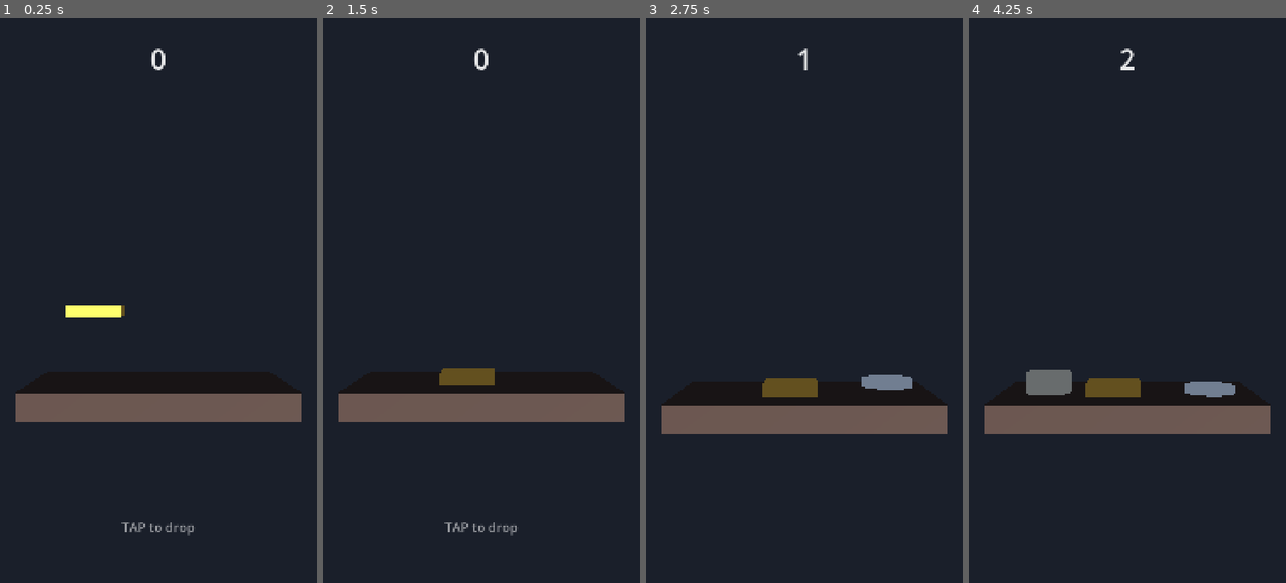
Above: before the commit, frames 1-4 (left to right).
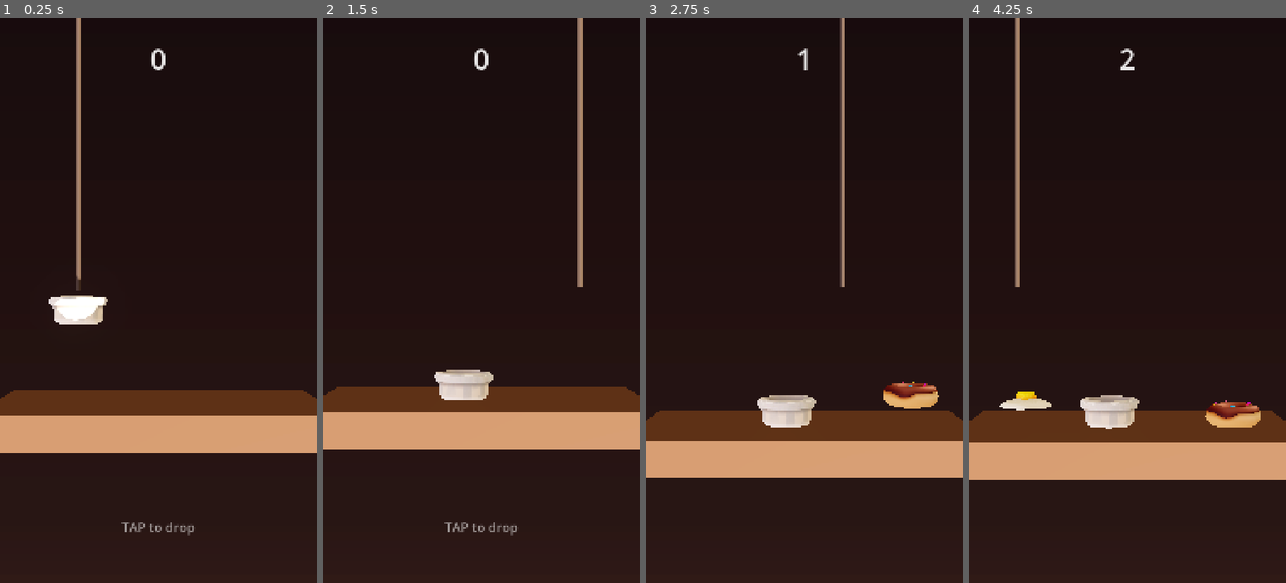
Above: after the commit, the same moments.

Repository: juslangit/kedai-runtuh
Game: Godot game, scene res://scenes/main.tscn
Two runs of this game, one before a commit and one after it. Both use one fixed random seed, a clock stepped at 60 frames per second and the inputs below.
Inputs (mouse positions are in pixels of both pictures, inside the frame that each line leads up to):
- Up to frame 1 (0.25 s): no input
- Up to frame 2 (1.5 s): tap Enter at 0.5, 1.25 s; move the mouse to (551, 272) at 0.52 s; click (551, 272) at 0.67 s; tap Space at 0.77 s; move the mouse to (418, 328) at 1.27 s; click (418, 328) at 1.42 s
- Up to frame 3 (2.75 s): tap Space at 1.52 s; move the mouse to (836, 176) at 2.02 s; click (836, 176) at 2.17 s
- Up to frame 4 (4.25 s): move the mouse to (1111, 413) at 2.77 s; click (1111, 413) at 2.92 s; tap Space at 3.02, 3.77 s; move the mouse to (1222, 385) at 3.52 s; click (1222, 385) at 3.67 s

The runs differ from the first frame. In frame 1, 72% of the frame differs, in the area x 0-100%, y 0-77%; in frame 2, 73%; in frame 3, 75%; in frame 4, 76%, in the area x 0-100%, y 0-82%.

Commit message:
replace blockout shapes with real 3D food
Six items now use models from a single Sketchfab pack (Stylized Food &
Cafe Props Pack by Pollypipe, CC-BY-4.0): pinggan, mangkuk, cawan, kotak
bungkus, telur mata, kuih keria.

One pack rather than one model per item, because a stacking game shows
every item next to every other one and six authors meant six art styles.

Models are fitted to the physics box, never the reverse. width and height
in the ITEMS list define the collision shape; each model is measured at
startup and scaled to fill it. Automated play scores the same before and
after the swap, so the approved mechanics are untouched.

Also, found by actually rendering frames rather than trusting the code:
- lighting was far too dark; warm key, cool fill, warm ambient
- the camera framed 11 units of height for a 1.5 unit tower; now framed
  on width (KEEP_WIDTH, fov 23) with a gradient backdrop
- nothing was drawn for the hook, so food floated in mid air; added a rope

CC-BY requires attribution, see CREDITS.md — it has to go on the store
listing too, not just the repo.

Co-Authored-By: Claude Opus 5 <noreply@anthropic.com>
Claude-Session: https://claude.ai/code/session_01CsqTgyXCaLzcuBcb58Gerv

Diff:
--- /dev/null
+++ b/_inspect.gd
@@ -0,0 +1,17 @@
+extends Node
+func _ready() -> void:
+	var main = load("res://scenes/main.tscn").instantiate()
+	add_child(main)
+	await get_tree().process_frame
+	print("--- prepared visuals: %d of %d items ---" % [main._visuals.size(), main.ITEMS.size()])
+	for item in main.ITEMS:
+		if not main._visuals.has(item.name):
+			print("  MISSING MODEL  %-14s (falls back to a grey shape)" % item.name)
+			continue
+		var v = main._visuals[item.name]
+		var box: AABB = v.transform * v.mesh.get_aabb()
+		print("  %-14s target w=%.2f h=%.2f  |  model fits to w=%.2f d=%.2f h=%.2f  centre=(%.3f,%.3f,%.3f)" % [
+			item.name, item.width, item.height,
+			box.size.x, box.size.z, box.size.y,
+			box.get_center().x, box.get_center().y, box.get_center().z])
+	get_tree().quit()
--- /dev/null
+++ b/_inspect.tscn
@@ -0,0 +1,6 @@
+[gd_scene load_steps=2 format=3]
+
+[ext_resource type="Script" path="res://_inspect.gd" id="1_i"]
+
+[node name="Inspect" type="Node"]
+script = ExtResource("1_i")
--- /dev/null
+++ b/_shot.gd
@@ -0,0 +1,35 @@
+extends Node
+## Builds a tower, then saves a few frames as PNGs so the art can be checked.
+const OUT := "/private/tmp/claude-501/-Users-juslangit/a1ac5792-094c-4962-80d1-46c4e82ee111/scratchpad/shots"
+func _ready() -> void:
+	DirAccess.make_dir_recursive_absolute(OUT)
+	seed(7)
+	var main = load("res://scenes/main.tscn").instantiate()
+	add_child(main)
+	await get_tree().process_frame
+	var shot := 0
+	for i in 400:
+		await get_tree().process_frame
+		# capture while a piece is hanging and waiting, which is what the player
+		# actually looks at most of the time
+		if main.state == 0 and main.score in [2, 4, 6] and shot < 3 and main.preview.visible:
+			shot += 1
+			await RenderingServer.frame_post_draw
+			get_viewport().get_texture().get_image().save_png("%s/hang_%d.png" % [OUT, main.score])
+			print("saved hanging shot at score ", main.score)
+		if main.state == 0 and absf(main.hook.position.x - _aim(main)) < 0.10:
+			main._drop()
+	await RenderingServer.frame_post_draw
+	get_viewport().get_texture().get_image().save_png(OUT + "/final.png")
+	print("done, score=", main.score)
+	get_tree().quit()
+
+func _aim(main) -> float:
+	var best_top := -999.0
+	var x := 0.0
+	for p in main.pieces.get_children():
+		var b: AABB = main._world_box(p)
+		if b.position.y + b.size.y > best_top:
+			best_top = b.position.y + b.size.y
+			x = b.position.x + b.size.x * 0.5
+	return x
--- /dev/null
+++ b/_shot.tscn
@@ -0,0 +1,6 @@
+[gd_scene load_steps=2 format=3]
+
+[ext_resource type="Script" path="res://_shot.gd" id="1_s"]
+
+[node name="Shot" type="Node"]
+script = ExtResource("1_s")
--- a/project.godot
+++ b/project.godot
@@ -1,5 +1,10 @@
-; Kedai Runtuh — Godot project settings
-; Engine configuration file. Edited by hand + by the Godot editor.
+; Engine configuration file.
+; It's best edited using the editor UI and not directly,
+; since the parameters that go here are not all obvious.
+;
+; Format:
+;   [section] ; section goes between []
+;   param=value ; assign values to parameters
 
 config_version=5
 
@@ -17,7 +22,6 @@
 window/size/window_width_override=540
 window/size/window_height_override=960
 window/stretch/mode="canvas_items"
-window/stretch/aspect="keep"
 window/handheld/orientation=1
 
 [physics]
--- a/scenes/main.tscn
+++ b/scenes/main.tscn
@@ -1,15 +1,49 @@
-[gd_scene load_steps=7 format=3]
+[gd_scene load_steps=13 format=3]
 
 [ext_resource type="Script" path="res://scripts/game.gd" id="1_game"]
 [ext_resource type="Script" path="res://scripts/hook.gd" id="2_hook"]
 
 [sub_resource type="Environment" id="Env_1"]
 background_mode = 1
-background_color = Color(0.101961, 0.121569, 0.164706, 1)
+background_color = Color(0.152941, 0.121569, 0.129412, 1)
 ambient_light_source = 2
-ambient_light_color = Color(0.482353, 0.541176, 0.639216, 1)
-ambient_light_energy = 0.55
+ambient_light_color = Color(0.929412, 0.831373, 0.717647, 1)
+ambient_light_energy = 0.85
 tonemap_mode = 2
+tonemap_white = 1.2
+glow_enabled = true
+glow_intensity = 0.15
+glow_bloom = 0.05
+
+[sub_resource type="Gradient" id="Grad_wall"]
+offsets = PackedFloat32Array(0, 0.62, 1)
+colors = PackedColorArray(0.054902, 0.043137, 0.054902, 1, 0.152941, 0.101961, 0.0980392, 1, 0.352941, 0.211765, 0.152941, 1)
+
+[sub_resource type="GradientTexture2D" id="GradTex_wall"]
+gradient = SubResource("Grad_wall")
+width = 4
+height = 256
+fill_from = Vector2(0, 0)
+fill_to = Vector2(0, 1)
+
+[sub_resource type="StandardMaterial3D" id="Mat_wall"]
+shading_mode = 0
+albedo_texture = SubResource("GradTex_wall")
+
+[sub_resource type="PlaneMesh" id="Mesh_wall"]
+size = Vector2(60, 60)
+orientation = 2
+
+[sub_resource type="CylinderMesh" id="Mesh_rope"]
+top_radius = 0.04
+bottom_radius = 0.04
+height = 9.0
+radial_segments = 6
+rings = 1
+
+[sub_resource type="StandardMaterial3D" id="Mat_rope"]
+albedo_color = Color(0.239216, 0.196078, 0.176471, 1)
+roughness = 1.0
 
 [sub_resource type="BoxMesh" id="Mesh_table"]
 size = Vector3(5, 0.5, 3)
@@ -18,8 +52,8 @@
 size = Vector3(5, 0.5, 3)
 
 [sub_resource type="StandardMaterial3D" id="Mat_table"]
-albedo_color = Color(0.286275, 0.223529, 0.192157, 1)
-roughness = 0.9
+albedo_color = Color(0.352941, 0.235294, 0.164706, 1)
+roughness = 0.85
 
 [node name="Main" type="Node3D"]
 script = ExtResource("1_game")
@@ -29,16 +63,28 @@
 
 [node name="Sun" type="DirectionalLight3D" parent="."]
 transform = Transform3D(0.866025, 0, 0.5, 0.383022, 0.642788, -0.663414, -0.321394, 0.766044, 0.55667, 0, 8, 0)
-light_energy = 1.2
+light_color = Color(1, 0.929412, 0.815686, 1)
+light_energy = 2.1
 shadow_enabled = true
+
+[node name="Fill" type="DirectionalLight3D" parent="."]
+transform = Transform3D(0.766044, 0, -0.642788, -0.219846, 0.939693, -0.262003, 0.604023, 0.34202, 0.719846, 0, 6, 0)
+light_color = Color(0.788235, 0.831373, 1, 1)
+light_energy = 0.55
 
 [node name="CameraRig" type="Node3D" parent="."]
 transform = Transform3D(1, 0, 0, 0, 1, 0, 0, 0, 1, 0, 1.6, 0)
 
+[node name="Backdrop" type="MeshInstance3D" parent="CameraRig"]
+transform = Transform3D(1, 0, 0, 0, 1, 0, 0, 0, 1, 0, 0, -14)
+mesh = SubResource("Mesh_wall")
+material_override = SubResource("Mat_wall")
+
 [node name="Camera3D" type="Camera3D" parent="CameraRig"]
 transform = Transform3D(1, 0, 0, 0, 1, 0, 0, 0, 1, 0, 0, 12)
+keep_aspect = 0
 current = true
-fov = 50.0
+fov = 23.0
 
 [node name="Table" type="StaticBody3D" parent="."]
 transform = Transform3D(1, 0, 0, 0, 1, 0, 0, 0, 1, 0, -0.25, 0)
@@ -53,6 +99,11 @@
 [node name="Hook" type="Node3D" parent="."]
 transform = Transform3D(1, 0, 0, 0, 1, 0, 0, 0, 1, 0, 3.5, 0)
 script = ExtResource("2_hook")
+
+[node name="Rope" type="MeshInstance3D" parent="Hook"]
+transform = Transform3D(1, 0, 0, 0, 1, 0, 0, 0, 1, 0, 4.8, 0)
+mesh = SubResource("Mesh_rope")
+material_override = SubResource("Mat_rope")
 
 [node name="Preview" type="MeshInstance3D" parent="Hook"]
 
--- a/scripts/game.gd
+++ b/scripts/game.gd
@@ -9,22 +9,28 @@
 # ---------------------------------------------------------------------------
 # THE FOOD. This is the list you edit.
 #
-#   name   — for your own reference while reading the list
-#   shape  — "cylinder" (round things) or "box" (square things)
-#   size   — x = width, y = height, z = depth, in metres.
-#            Keep every footprint (x and z) between about 0.8 and 1.05. If one
-#            item is much narrower than the rest it becomes an impossible base
-#            and the run ends whenever it turns up. Vary the HEIGHT, not the width.
-#   color  — placeholder colour, used until you set a model
-#   model  — leave "" for now. When you download a Sketchfab .glb into
-#            assets/models/, put its path here, e.g. "res://assets/models/teh.glb"
+#   name   — shown on the hook and in your own reading of the list
+#   shape  — the COLLISION shape: "cylinder" (round) or "box" (square)
+#   width  — footprint in metres. Keep every item between about 0.80 and 1.05.
+#            If one item is much narrower than the rest it becomes an impossible
+#            base and the run ends whenever it turns up.
+#   height — how tall the piece is in metres.
+#   color  — only used when there is no model
+#   model  — the imported file the mesh comes from
+#   node   — the name of the object inside that file
+#
+# width and height are the real physics box. The model is SCALED TO FIT them, not
+# the other way round — so changing a model never changes how the game plays.
 # ---------------------------------------------------------------------------
+const CAFE := "res://assets/models/cafe_props/scene.gltf"
+
 const ITEMS: Array[Dictionary] = [
-	{"name": "Pinggan",       "shape": "cylinder", "size": Vector3(1.00, 0.16, 1.00), "color": Color("f4f1ea"), "model": ""},
-	{"name": "Mangkuk",       "shape": "cylinder", "size": Vector3(0.90, 0.42, 0.90), "color": Color("e3d3b4"), "model": ""},
-	{"name": "Gelas teh",     "shape": "cylinder", "size": Vector3(0.80, 0.60, 0.80), "color": Color("c9863f"), "model": ""},
-	{"name": "Roti canai",    "shape": "box",      "size": Vector3(1.05, 0.22, 1.05), "color": Color("dba441"), "model": ""},
-	{"name": "Kotak bungkus", "shape": "box",      "size": Vector3(0.95, 0.50, 0.95), "color": Color("b5563c"), "model": ""},
+	{"name": "Pinggan",       "shape": "cylinder", "width": 1.00, "height": 0.16, "color": Color("f4f1ea"), "model": CAFE, "node": "Plate_big_Dishes_0"},
+	{"name": "Mangkuk",       "shape": "cylinder", "width": 0.90, "height": 0.42, "color": Color("e3d3b4"), "model": CAFE, "node": "Bowl_Sauces_0"},
+	{"name": "Cawan",         "shape": "cylinder", "width": 0.80, "height": 0.60, "color": Color("c9863f"), "model": CAFE, "node": "Cup_002_Drinks_0"},
+	{"name": "Kotak bungkus", "shape": "box",      "width": 0.95, "height": 0.50, "color": Color("b5563c"), "model": CAFE, "node": "Carton_Food_0"},
+	{"name": "Telur mata",    "shape": "cylinder", "width": 1.05, "height": 0.22, "color": Color("f3e2b0"), "model": CAFE, "node": "Egg_Food_0"},
+	{"name": "Kuih keria",    "shape": "cylinder", "width": 0.85, "height": 0.35, "color": Color("c98b4b"), "model": CAFE, "node": "Donut_brown_Food_0"},
 ]
 
 # How the game feels. Tweak these first when something plays wrong.
@@ -49,6 +55,10 @@
 var next_item := {}
 var active_piece: RigidBody3D = null
 
+## name -> {mesh, transform} for every item that has a model, worked out once at
+## startup so a piece can be built without touching the source file again.
+var _visuals := {}
+
 @onready var hook: Node3D = $Hook
 @onready var preview: MeshInstance3D = $Hook/Preview
 @onready var pieces: Node3D = $Pieces
@@ -60,6 +70,7 @@
 
 
 func _ready() -> void:
+	_prepare_models()
 	best = _load_best()
 	game_over_panel.hide()
 	$UI/GameOver/Again.pressed.connect(_restart)
@@ -121,15 +132,14 @@
 ## When the hook glided too, tapping quickly after a landing spawned the piece
 ## from too low down, sometimes inside the tower.
 func _follow_tower(delta: float) -> void:
-	camera_rig.position.y = lerp(camera_rig.position.y, highest_y + 1.6, delta * 3.0)
+	camera_rig.position.y = lerp(camera_rig.position.y, highest_y + 1.5, delta * 3.0)
 	hook.position.y = highest_y + DROP_HEIGHT
 
 
 ## Pick the next piece of food and show it hanging from the hook.
 func _arm_next_item() -> void:
 	next_item = ITEMS[randi() % ITEMS.size()]
-	preview.mesh = _make_mesh(next_item)
-	preview.material_override = _make_material(next_item.color)
+	_apply_visual(preview, next_item)
 	preview.show()
 	state = State.AIMING
 
@@ -139,7 +149,7 @@
 	preview.hide()
 
 	var body := RigidBody3D.new()
-	body.mass = next_item.size.x * next_item.size.y * 6.0
+	body.mass = next_item.width * next_item.height * 6.0
 	body.continuous_cd = true
 	# Damping bleeds off the skid so a piece settles where it lands instead of
 	# sliding across the tower and off the edge.
@@ -159,9 +169,8 @@
 
 	var mesh_node := MeshInstance3D.new()
 	mesh_node.name = "Mesh"
-	mesh_node.mesh = _make_mesh(next_item)
-	mesh_node.material_override = _make_material(next_item.color)
 	body.add_child(mesh_node)
+	_apply_visual(mesh_node, next_item)
 
 	var shape_node := CollisionShape3D.new()
 	shape_node.shape = _make_shape(next_item)
@@ -275,26 +284,97 @@
 	return mesh_node.global_transform * mesh_node.get_aabb()
 
 
-func _make_mesh(item: Dictionary) -> Mesh:
+## Work out, once, how each model has to be scaled and shifted to sit exactly
+## inside its physics box. Done at startup so no piece ever loads a file mid-game.
+func _prepare_models() -> void:
+	var opened := {}
+	for item in ITEMS:
+		if String(item.get("model", "")) == "":
+			continue
+		if not opened.has(item.model):
+			var packed: PackedScene = load(item.model)
+			if packed == null:
+				push_warning("Cannot load model file: %s" % item.model)
+				continue
+			opened[item.model] = packed.instantiate()
+		var found := (opened[item.model] as Node).find_child(item.node, true, false)
+		if found == null or not (found is MeshInstance3D):
+			push_warning("No mesh named '%s' inside %s" % [item.node, item.model])
+			continue
+
+		var source: MeshInstance3D = found
+		var mesh: Mesh = source.mesh
+		# The object carries the rotation and scale it had inside the pack. Keep
+		# that so it stays the right way up, then fit it to our own box.
+		var oriented_basis := _basis_from_root(source, opened[item.model])
+		var oriented: AABB = Transform3D(oriented_basis, Vector3.ZERO) * mesh.get_aabb()
+		var footprint: float = maxf(oriented.size.x, oriented.size.z)
+		if footprint <= 0.0 or oriented.size.y <= 0.0:
+			continue
+
+		var fit := Vector3(item.width / footprint, item.height / oriented.size.y, item.width / footprint)
+		var final_basis := oriented_basis.scaled(fit)
+		var final_aabb: AABB = Transform3D(final_basis, Vector3.ZERO) * mesh.get_aabb()
+		_visuals[item.name] = {
+			"mesh": mesh,
+			# centre the model on the body's origin, which is where the box is
+			"transform": Transform3D(final_basis, -final_aabb.get_center()),
+		}
+
+	for root in opened.values():
+		(root as Node).free()
+
+
+## An object inside a glTF file sits under a chain of parents. Multiply their
+## rotations and scales together to get how it is really oriented.
+func _basis_from_root(node: Node3D, root: Node) -> Basis:
+	var b := Basis.IDENTITY
+	var walker: Node = node
+	while walker != null and walker != root:
+		if walker is Node3D:
+			b = (walker as Node3D).transform.basis * b
+		walker = walker.get_parent()
+	return b
+
+
+## Put an item's look onto a MeshInstance3D — the real model if it has one, a
+## plain coloured shape if it does not. Used for the hanging preview and for the
+## dropped piece, so the two can never disagree.
+func _apply_visual(target: MeshInstance3D, item: Dictionary) -> void:
+	if _visuals.has(item.name):
+		var v: Dictionary = _visuals[item.name]
+		target.mesh = v.mesh
+		target.transform = v.transform
+		target.material_override = null
+	else:
+		target.mesh = _primitive_mesh(item)
+		target.transform = Transform3D.IDENTITY
+		target.material_override = _make_material(item.color)
+
+
+## Fallback look, used when an item has no model or the model could not be found.
+func _primitive_mesh(item: Dictionary) -> Mesh:
 	if item.shape == "cylinder":
 		var cyl := CylinderMesh.new()
-		cyl.top_radius = item.size.x * 0.5
-		cyl.bottom_radius = item.size.x * 0.5
-		cyl.height = item.size.y
+		cyl.top_radius = item.width * 0.5
+		cyl.bottom_radius = item.width * 0.5
+		cyl.height = item.height
 		return cyl
 	var box := BoxMesh.new()
-	box.size = item.size
+	box.size = Vector3(item.width, item.height, item.width)
 	return box
 
 
+## The physics shape. This is what the game actually plays on, and it does not
+## depend on the model at all.
 func _make_shape(item: Dictionary) -> Shape3D:
 	if item.shape == "cylinder":
 		var cyl := CylinderShape3D.new()
-		cyl.radius = item.size.x * 0.5
-		cyl.height = item.size.y
+		cyl.radius = item.width * 0.5
+		cyl.height = item.height
 		return cyl
 	var box := BoxShape3D.new()
-	box.size = item.size
+	box.size = Vector3(item.width, item.height, item.width)
 	return box
 
 
Not shown, added: _inspect.gd.uid
Not shown, added: _shot.gd.uid
Not shown, added: assets/models/cafe_props/license.txt
Binary file added: assets/models/cafe_props/scene.bin
Not shown, added: assets/models/cafe_props/scene.gltf
Not shown, added: assets/models/cafe_props/scene.gltf.import
Binary file added: assets/models/cafe_props/textures/Dishes_baseColor.png
Not shown, added: assets/models/cafe_props/textures/Dishes_baseColor.png.import
Binary file added: assets/models/cafe_props/textures/Drinks_baseColor.png
Not shown, added: assets/models/cafe_props/textures/Drinks_baseColor.png.import
Binary file added: assets/models/cafe_props/textures/Extra_objects_baseColor.png
Not shown, added: assets/models/cafe_props/textures/Extra_objects_baseColor.png.import
(and 6 more such lines)
